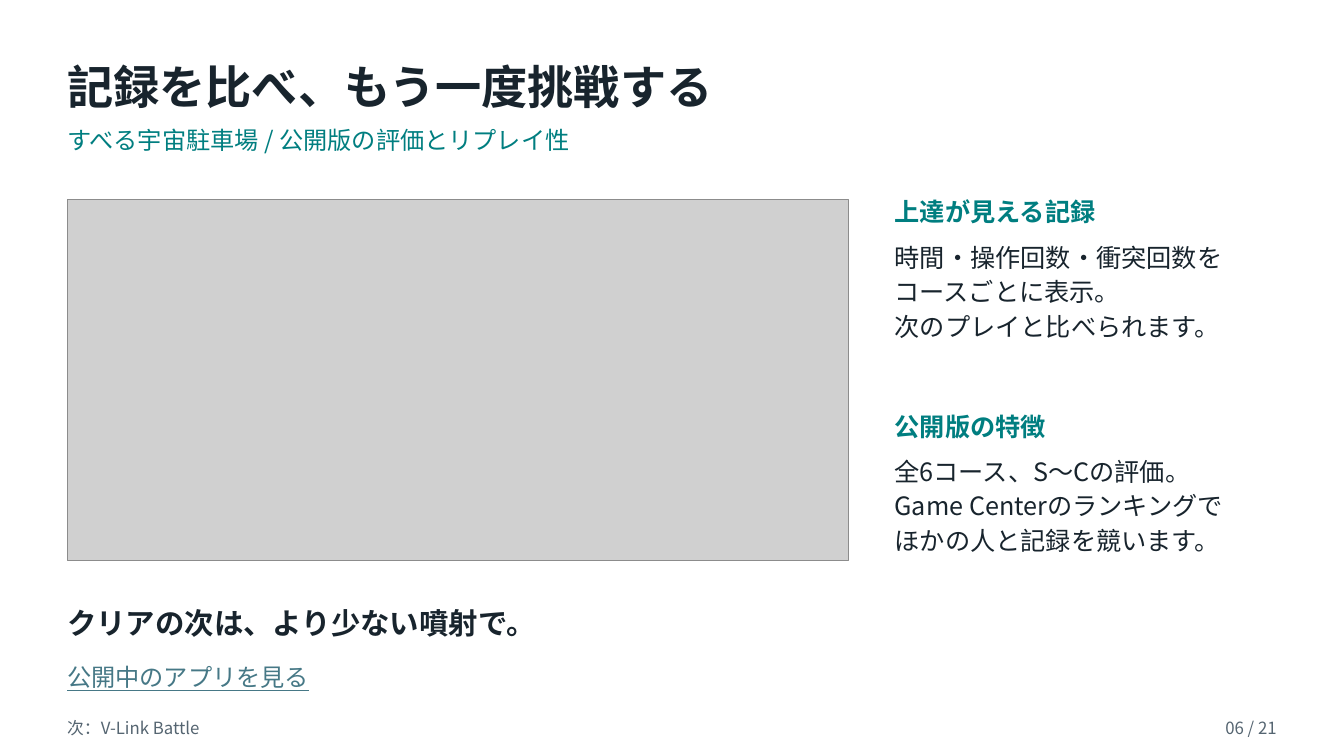
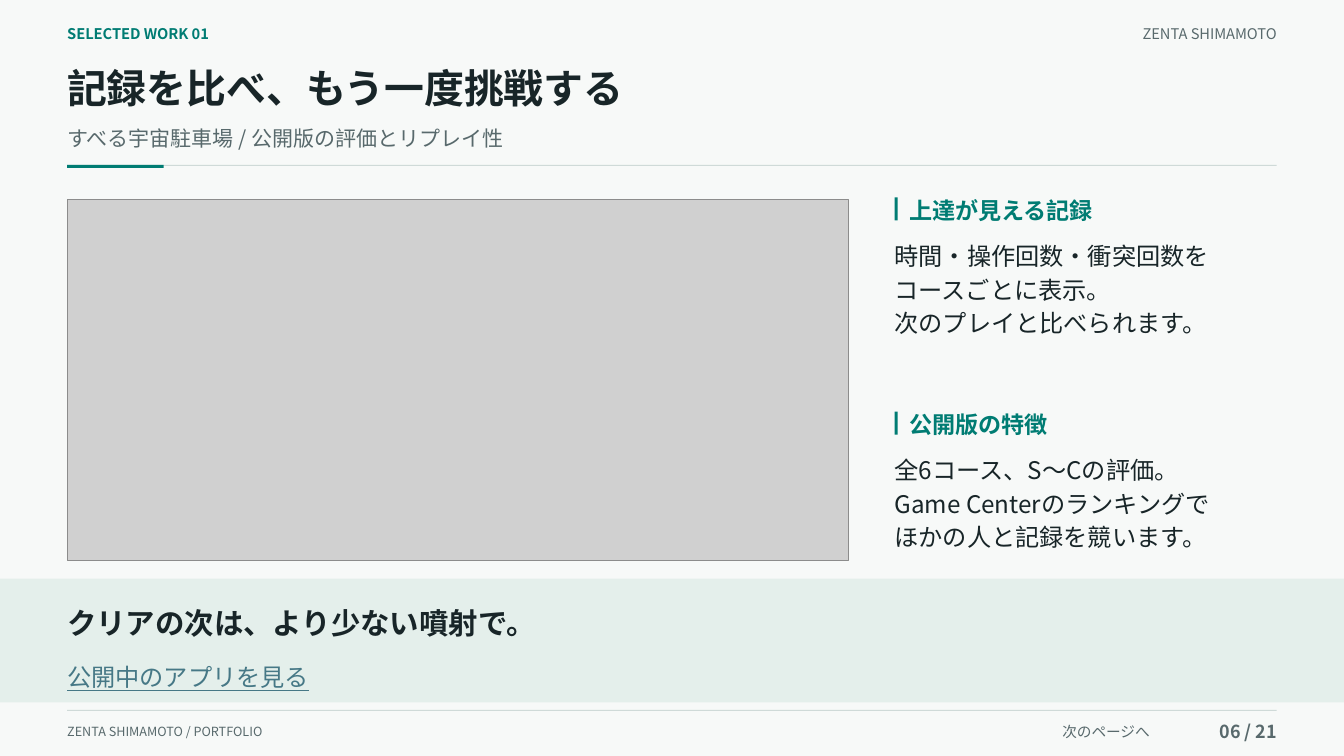
Before and after one commit to kuon-haruto/portfolio, a slide deck: slide 6 of documents/portfolio/島本善太_ポートフォリオ.pptx. Drawn at 1344x756 pixels with LibreOffice and Linux fonts; fonts in the diff are those of the drawing; grey boxes stand for pictures. Boxes give left, top, right and bottom in pixels: in the first picture for what was removed or moved away, otherwise in the second. Text is boxed around its words. In the diff, an @@ line names an element or a change of style, - is before the commit and + after.

```diff
--- a/documents/portfolio/島本善太_ポートフォリオ.pptx
+++ b/documents/portfolio/島本善太_ポートフォリオ.pptx
@@ background #FFFFFF to #F7F9F8 @@
@@ text added at bbox=[67, 28, 209, 39], 10.5 pt, text #007C73, bold @@
+SELECTED WORK 01
@@ text added at bbox=[1143, 28, 1277, 39], 10.5 pt, text #58696C @@
+ZENTA SHIMAMOTO
@@ text "記録を比べ、もう一度挑戦する" at bbox=[67, 69, 623, 107]: size 33 to 28.5 pt, text colour #18242D to #182528 @@
@@ text "すべる宇宙駐車場 / 公開版の評価とリプレイ性" at bbox=[67, 128, 503, 148]: size 17.2 to 15 pt, text colour #007E80 to #58696C @@
@@ rectangle added at bbox=[68, 165, 1277, 166], fill #CFDAD8 @@
@@ rectangle added at bbox=[68, 165, 164, 168], fill #007C73 @@
@@ rectangle added at bbox=[895, 198, 898, 221], fill #007C73 @@
@@ text "上達が見える記録" at bbox=[909, 199, 1092, 221]: size 18 to 16.5 pt, text colour #007E80 to #007C73 @@
@@ text "上達が見える記録": place and size @@
-text "上達が見える記録" at bbox=[895, 199, 1096, 224]
+text "上達が見える記録" at bbox=[909, 199, 1092, 221]
@@ text "時間・操作回数・衝突回数を" at bbox=[895, 244, 1209, 334]: size 18 to 17.2 pt, text colour #18242D to #182528 @@
@@ rectangle added at bbox=[895, 411, 898, 435], fill #007C73 @@
@@ text "公開版の特徴": place and size @@
-text "公開版の特徴" at bbox=[895, 414, 1046, 439]
+text "公開版の特徴" at bbox=[909, 413, 1047, 435]
@@ text "公開版の特徴" at bbox=[909, 413, 1047, 435]: size 18 to 16.5 pt, text colour #007E80 to #007C73 @@
@@ text "全6コース、S〜Cの評価。" at bbox=[895, 458, 1210, 548]: size 18 to 17.2 pt, text colour #18242D to #182528 @@
@@ rectangle added at bbox=[0, 579, 1344, 703], fill #E4EFEB @@
@@ text "クリアの次は、より少ない噴射で。" at bbox=[67, 609, 536, 637]: text colour #18242D to #182528 @@
@@ rectangle added at bbox=[68, 710, 1277, 711], fill #CFDAD8 @@
@@ text "06 / 21" at bbox=[1220, 724, 1277, 738]: size 12 to 12.8 pt, text colour #556571 to #58696C, bold on @@
@@ text removed at bbox=[67, 720, 200, 735] @@
-次：V-Link Battle
@@ text added at bbox=[67, 726, 263, 736], 9 pt, text #58696C @@
+ZENTA SHIMAMOTO / PORTFOLIO
@@ text added at bbox=[1062, 725, 1149, 738], 10.5 pt, text #58696C @@
+次のページへ
```
Also in this commit, not shown: 20 other slides changed, 3 other files.
